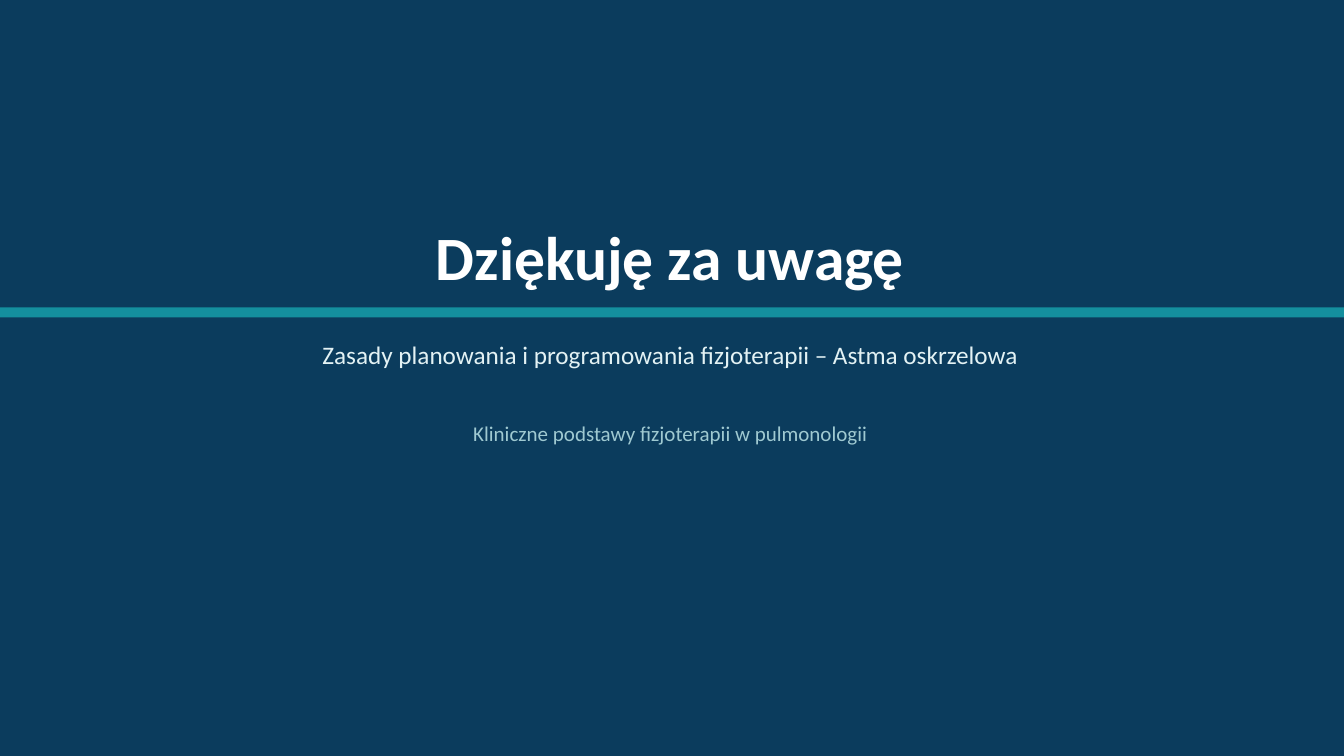
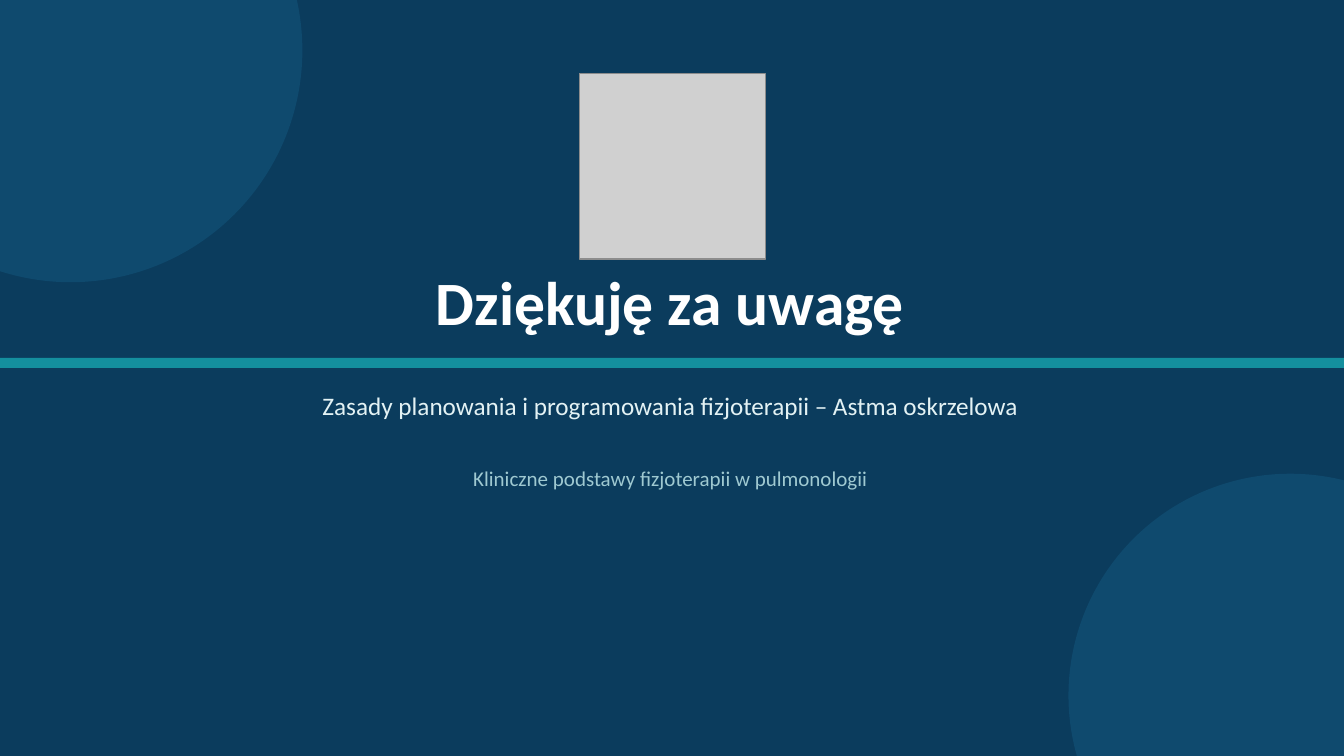
Before and after one commit to ernestkurdziel-max/eqwdfqae, a slide deck: slide 28 of Astma_oskrzelowa_fizjoterapia_prezentacja.pptx. Drawn at 1344x756 pixels with LibreOffice and Linux fonts; fonts in the diff are those of the drawing; grey boxes stand for pictures. Boxes give left, top, right and bottom in pixels: in the first picture for what was removed or moved away, otherwise in the second. Text is boxed around its words. In the diff, an @@ line names an element or a change of style, - is before the commit and + after.

```diff
--- a/Astma_oskrzelowa_fizjoterapia_prezentacja.pptx
+++ b/Astma_oskrzelowa_fizjoterapia_prezentacja.pptx
@@ ellipse added at bbox=[0, 0, 302, 282], fill #0F4A6E @@
@@ picture added at bbox=[580, 74, 765, 259] @@
@@ text "Dziękuję za uwagę": place and size @@
-text "Dziękuję za uwagę" at bbox=[436, 236, 904, 291]
+text "Dziękuję za uwagę" at bbox=[436, 281, 904, 336]
@@ rectangle: place and size @@
-rectangle at bbox=[0, 308, 1344, 318]
+rectangle at bbox=[0, 358, 1344, 368]
@@ text "Zasady planowania i programowania fizjoterapii ...": place and size @@
-text "Zasady planowania i programowania fizjoterapii ..." at bbox=[322, 346, 1017, 369]
+text "Zasady planowania i programowania fizjoterapii ..." at bbox=[322, 397, 1017, 420]
@@ text "Kliniczne podstawy fizjoterapii w pulmonologii": place and size @@
-text "Kliniczne podstawy fizjoterapii w pulmonologii" at bbox=[473, 426, 867, 445]
+text "Kliniczne podstawy fizjoterapii w pulmonologii" at bbox=[473, 471, 867, 490]
@@ ellipse added at bbox=[1069, 474, 1344, 756], fill #0F4A6E @@
```
Also in this commit, not shown: 26 other slides changed, 1 slide added, 1 slide removed, 7 other files.
